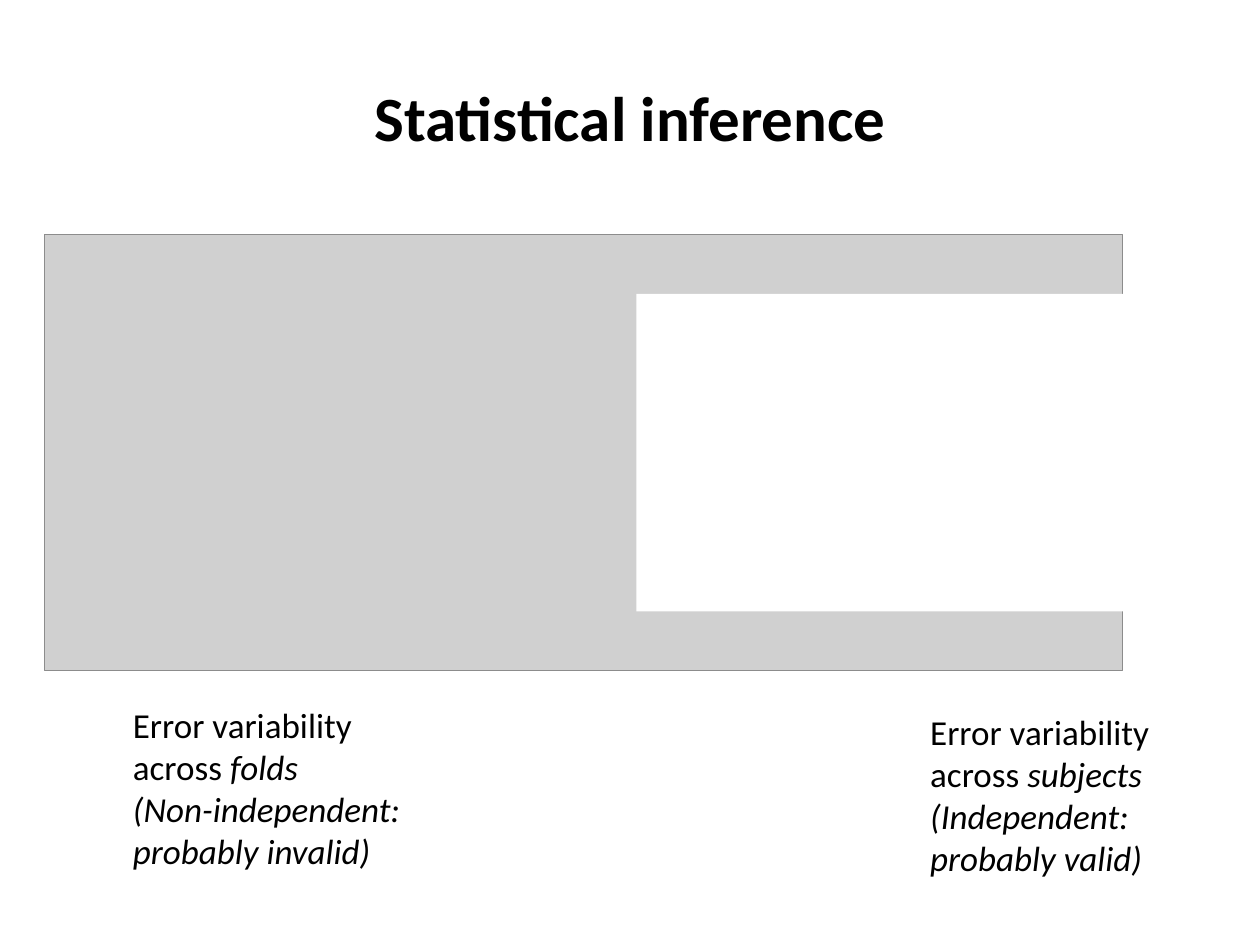
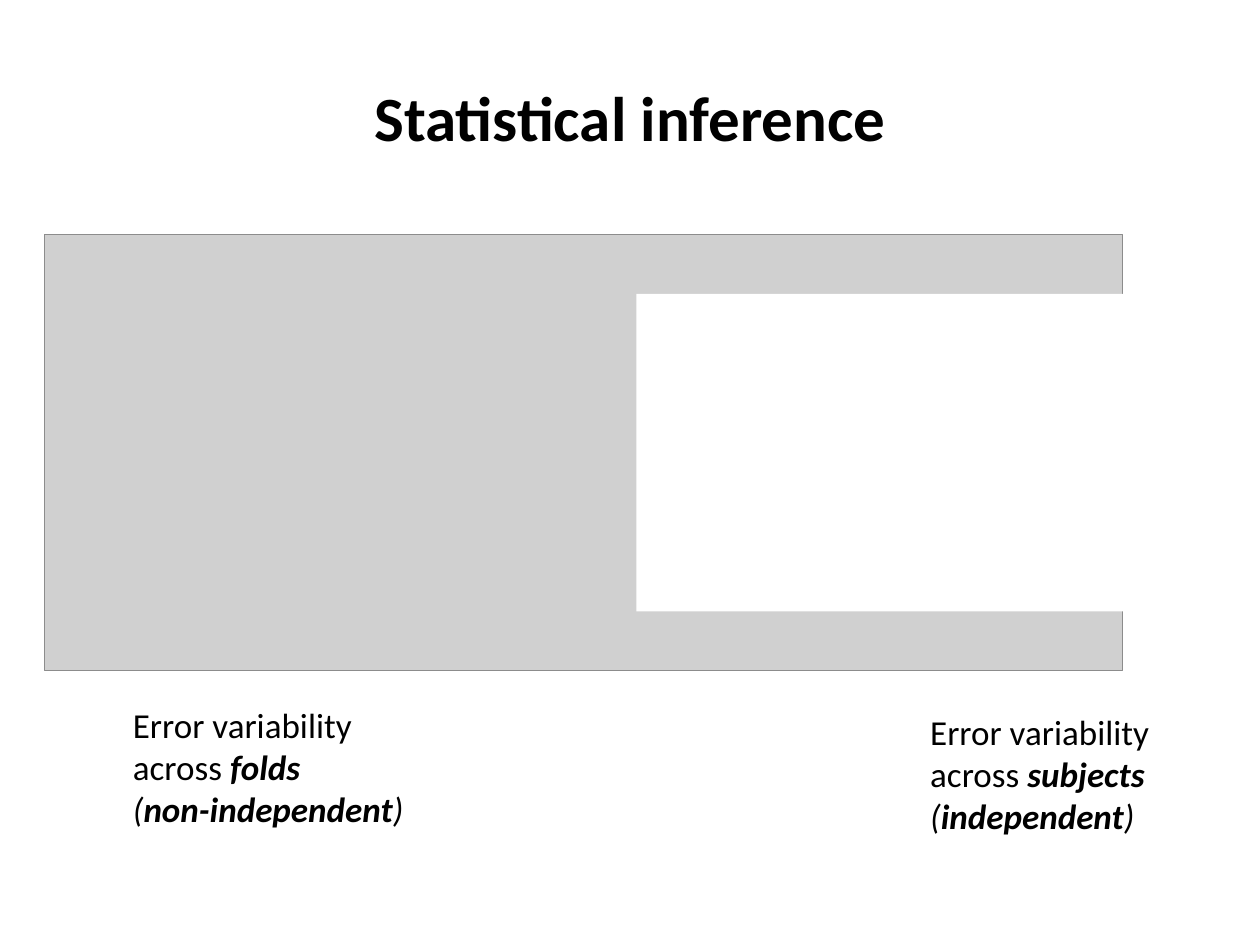
Before and after one commit to MRC-CBU/COGNESTIC, a slide deck: slide 57 of 09_MVPA_MRI/COGNESTIC26_MVPA_djm_part1.pptx. Drawn at 1260x945 pixels with LibreOffice and Linux fonts; fonts in the diff are those of the drawing; grey boxes stand for pictures. Boxes give left, top, right and bottom in pixels: in the first picture for what was removed or moved away, otherwise in the second. Text is boxed around its words. In the diff, an @@ line names an element or a change of style, - is before the commit and + after.

```diff
--- a/09_MVPA_MRI/COGNESTIC26_MVPA_djm_part1.pptx
+++ b/09_MVPA_MRI/COGNESTIC26_MVPA_djm_part1.pptx
@@ text at (x1=133, y1=755, x2=404, y2=828): text changed; bold on @@
-across folds
-(Non-independent:
-probably invalid)
+across folds
+(non-independent)
@@ text at (x1=930, y1=762, x2=1144, y2=835): text changed; bold on @@
-across subjects
-(Independent:
-probably valid)
+across subjects
+(independent)
```
Also in this commit, not shown: 6 other slides changed.
